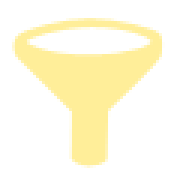
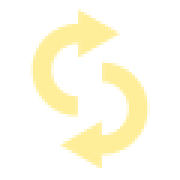
Layered file, before and after one edit (w=180, h=180). Changes by layer:
hid "filter" over 12, 18, 165, 168
added layer "import-export" above "Ebene 1" over 30, 9, 150, 171
